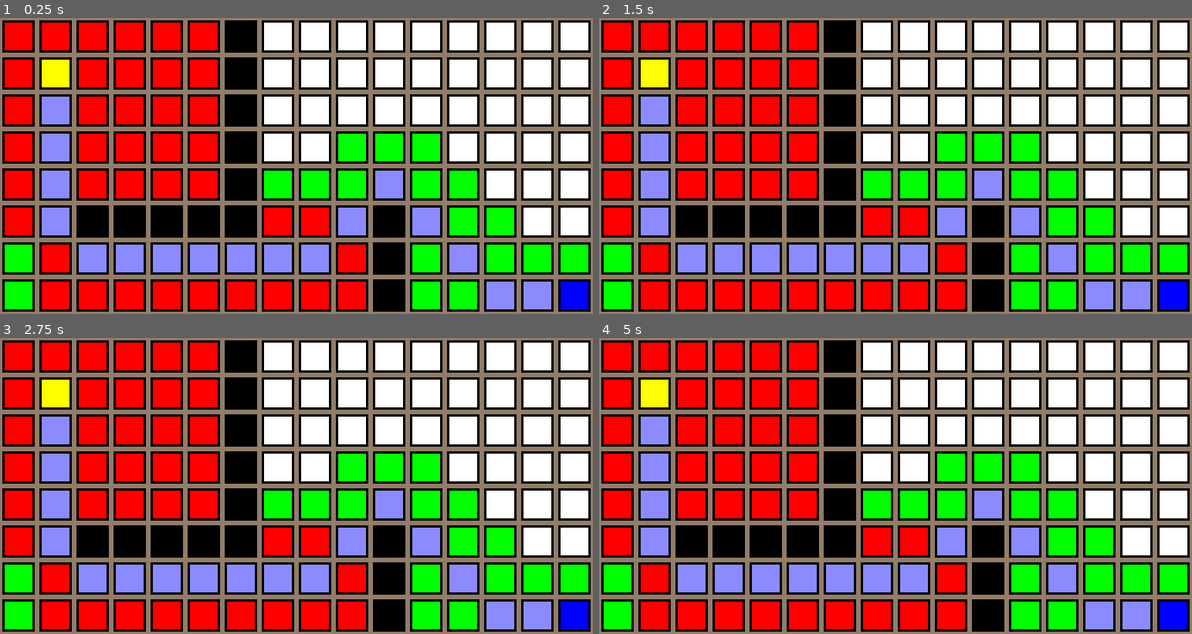
Above: before the commit, frames 1-4 (two rows, left to right).
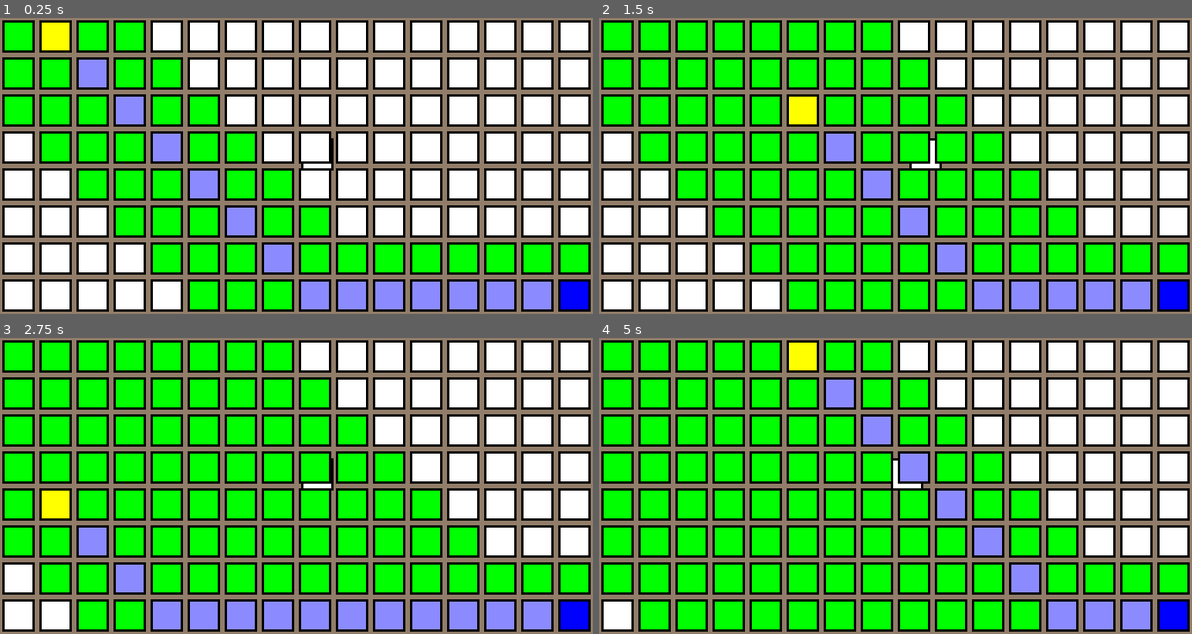
Above: after the commit, the same moments.

Repository: k4gi/gameoff2021
Game: Godot game, scene res://pathfind/PathWorld.tscn
Same seed, same stepped clock (60 frames per second), same inputs: the game is played once before the commit and once after it. This scene is started directly instead of the project's main scene.
Inputs:
- Up to frame 1 (0.25 s): no input
- Up to frame 2 (1.5 s): no input
- Up to frame 3 (2.75 s): no input
- Up to frame 4 (5 s): no input

The runs differ from the first frame. In frame 1, 36% of the frame differs, in the area x 0-87%, y 1-99%; in frame 2, 38%; in frame 3, 37%; in frame 4, 37%.

Commit message:
attempting to use collisions to make pathfinding obstacles. not sure what im doing wrong...

Diff:
--- a/pathfind/PathWorld.gd
+++ b/pathfind/PathWorld.gd
@@ -2,27 +2,41 @@
 
 
 const PATH_GRID = preload("res://pathfind/path_grid.gd")
+
+onready var Unit = $Unit
+onready var Wall = $Wall
 
 var test_grid
 
 
 func _ready():
 	test_grid = PATH_GRID.new( get_global_position(), Vector2(256, 128), 16 )
-	test_grid.grid[0][6].content = PATH_GRID.OBSTACLE
-	test_grid.grid[1][6].content = PATH_GRID.OBSTACLE
-	test_grid.grid[2][6].content = PATH_GRID.OBSTACLE
-	test_grid.grid[3][6].content = PATH_GRID.OBSTACLE
-	test_grid.grid[4][6].content = PATH_GRID.OBSTACLE
-	test_grid.grid[5][6].content = PATH_GRID.OBSTACLE
-	test_grid.grid[5][5].content = PATH_GRID.OBSTACLE
-	test_grid.grid[5][4].content = PATH_GRID.OBSTACLE
-	test_grid.grid[5][3].content = PATH_GRID.OBSTACLE
-	test_grid.grid[5][2].content = PATH_GRID.OBSTACLE
-	test_grid.grid[7][10].content = PATH_GRID.OBSTACLE
-	test_grid.grid[6][10].content = PATH_GRID.OBSTACLE
-	test_grid.grid[5][10].content = PATH_GRID.OBSTACLE
-	test_grid.solve_path( Vector2(20,20), Vector2(250,120) )
+	add_collision()
+#	test_grid.grid[0][6].content = PATH_GRID.OBSTACLE
+#	test_grid.grid[1][6].content = PATH_GRID.OBSTACLE
+#	test_grid.grid[2][6].content = PATH_GRID.OBSTACLE
+#	test_grid.grid[3][6].content = PATH_GRID.OBSTACLE
+#	test_grid.grid[4][6].content = PATH_GRID.OBSTACLE
+#	test_grid.grid[5][6].content = PATH_GRID.OBSTACLE
+#	test_grid.grid[5][5].content = PATH_GRID.OBSTACLE
+#	test_grid.grid[5][4].content = PATH_GRID.OBSTACLE
+#	test_grid.grid[5][3].content = PATH_GRID.OBSTACLE
+#	test_grid.grid[5][2].content = PATH_GRID.OBSTACLE
+#	test_grid.grid[7][10].content = PATH_GRID.OBSTACLE
+#	test_grid.grid[6][10].content = PATH_GRID.OBSTACLE
+#	test_grid.grid[5][10].content = PATH_GRID.OBSTACLE
+#	test_grid.grid[4][10].content = PATH_GRID.OBSTACLE
+#	test_grid.grid[3][10].content = PATH_GRID.OBSTACLE
+#	test_grid.grid[2][10].content = PATH_GRID.OBSTACLE
+#	test_grid.grid[1][10].content = PATH_GRID.OBSTACLE
 	show_grid()
+	refresh_grid()
+	Unit.get_node("AnimationPlayer").play("zoom")
+	Wall.get_node("AnimationPlayer").play("zoom")
+
+
+func _process(_delta):
+	test_grid.solve_path( Unit.get_global_position(), Vector2(250,120) )
 	refresh_grid()
 
 
@@ -30,6 +44,12 @@
 	for y in test_grid.grid.size():
 		for x in test_grid.grid[y].size():
 			add_child(test_grid.tile_textures[y][x])
+
+
+func add_collision():
+	for y in test_grid.grid.size():
+		for x in test_grid.grid[y].size():
+			add_child(test_grid.tile_collision[y][x])
 
 
 func refresh_grid():
--- a/pathfind/PathWorld.tscn
+++ b/pathfind/PathWorld.tscn
@@ -1,6 +1,61 @@
-[gd_scene load_steps=2 format=2]
+[gd_scene load_steps=6 format=2]
 
 [ext_resource path="res://pathfind/PathWorld.gd" type="Script" id=1]
+[ext_resource path="res://pathfind/tile.png" type="Texture" id=2]
+
+[sub_resource type="Animation" id=1]
+resource_name = "zoom"
+length = 4.0
+loop = true
+tracks/0/type = "value"
+tracks/0/path = NodePath(".:position")
+tracks/0/interp = 1
+tracks/0/loop_wrap = true
+tracks/0/imported = false
+tracks/0/enabled = true
+tracks/0/keys = {
+"times": PoolRealArray( 0, 1, 2, 3 ),
+"transitions": PoolRealArray( 1, 1, 1, 1 ),
+"update": 0,
+"values": [ Vector2( 8, 8 ), Vector2( 80, 8 ), Vector2( 80, 72 ), Vector2( 8, 72 ) ]
+}
+
+[sub_resource type="CircleShape2D" id=2]
+radius = 40.0
+
+[sub_resource type="Animation" id=3]
+resource_name = "zoom"
+loop = true
+tracks/0/type = "value"
+tracks/0/path = NodePath(".:position")
+tracks/0/interp = 1
+tracks/0/loop_wrap = true
+tracks/0/imported = false
+tracks/0/enabled = true
+tracks/0/keys = {
+"times": PoolRealArray( 0, 0.5 ),
+"transitions": PoolRealArray( 1, 1 ),
+"update": 0,
+"values": [ Vector2( 132.698, 58.8002 ), Vector2( 140.644, 58.8002 ) ]
+}
 
 [node name="PathWorld" type="Node2D"]
 script = ExtResource( 1 )
+
+[node name="Unit" type="Node2D" parent="."]
+position = Vector2( 8, 8 )
+
+[node name="AnimationPlayer" type="AnimationPlayer" parent="Unit"]
+anims/zoom = SubResource( 1 )
+
+[node name="Wall" type="StaticBody2D" parent="."]
+position = Vector2( 140.644, 58.8002 )
+
+[node name="CollisionShape2D" type="CollisionShape2D" parent="Wall"]
+shape = SubResource( 2 )
+
+[node name="AnimationPlayer" type="AnimationPlayer" parent="Wall"]
+anims/zoom = SubResource( 3 )
+
+[node name="Sprite" type="Sprite" parent="Wall"]
+texture = ExtResource( 2 )
--- /dev/null
+++ b/pathfind/TileCollision.tscn
@@ -0,0 +1,11 @@
+[gd_scene load_steps=2 format=2]
+
+[sub_resource type="RectangleShape2D" id=1]
+extents = Vector2( 7, 7 )
+
+[node name="TileCollision" type="Area2D"]
+collision_layer = 0
+
+[node name="CollisionShape2D" type="CollisionShape2D" parent="."]
+position = Vector2( 8, 8 )
+shape = SubResource( 1 )
--- a/pathfind/path_grid.gd
+++ b/pathfind/path_grid.gd
@@ -1,5 +1,6 @@
 const PATH_NODE = preload("res://pathfind/path_node.gd")
 const TILE_TEXTURE = preload("res://pathfind/Tile.tscn")
+const TILE_COLLISION = preload("res://pathfind/TileCollision.tscn")
 
 enum {
 	EMPTY,
@@ -13,6 +14,7 @@
 
 var grid = []
 var tile_textures = []
+var tile_collision = []
 var resolution = 0
 
 
@@ -26,6 +28,7 @@
 
 	build_grid( grid_size.x / resolution, grid_size.y / resolution )
 	build_textures( top_left, grid_size.x / resolution, grid_size.y / resolution )
+	build_collision( top_left, grid_size.x / resolution, grid_size.y / resolution )
 
 
 func build_grid(size_x: int, size_y: int):
@@ -33,6 +36,19 @@
 		grid.append( [] )
 		for x in range(size_x):
 			grid[y].append( PATH_NODE.new( EMPTY, x, y ) )
+
+
+func build_collision(top_left: Vector2, size_x: int, size_y: int):
+	for y in range(size_y):
+		tile_collision.append( [] )
+		for x in range(size_x):
+			tile_collision[y].append( TILE_COLLISION.instance() )
+			tile_collision[y][x].set_global_position(Vector2( top_left.x + x*resolution, top_left.y + y*resolution ) )
+			tile_collision[y][x].connect("body_entered", self, "on_tile_collide", [x,y])
+
+
+func on_tile_collide(collided_node, co_ords):
+	grid[co_ords[1]][co_ords[0]].content = OBSTACLE
 
 
 func build_textures(top_left: Vector2, size_x: int, size_y: int):
@@ -91,15 +107,14 @@
 
 
 func trace_path( start: PATH_NODE, finish: PATH_NODE ):
-	start.content = BEGINNING
-	finish.content = DESTINATION
 	var path = []
 	var current = finish
 	while current != start:
 		path.append(current)
-		if current != finish:
-			current.content = PATH
+		current.content = PATH
 		current = current.parent
+	start.content = BEGINNING
+	finish.content = DESTINATION
 
 
 func find_cost( node_a: PATH_NODE, node_b: PATH_NODE ):
--- /dev/null
+++ b/pathfind/path_heap.gd
@@ -0,0 +1,44 @@
+var heap = []
+
+
+func add(new_item):
+	heap.append()
+	new_item.heap_index = heap.size()-1
+	sort_up(new_item)
+
+
+func sort_up(item):
+	while item.heap_index > 0:
+		if item.compare( heap[item.heap_index/2] ) < 0:
+			swap(item, heap[item.heap_index/2])
+		else:
+			#no more moves necessary
+			break
+
+
+func sort_down(item):
+	#while has children
+	while item.heap_index*2+1 < heap.size():
+		var swap_index = -1
+		#if first child is smaller
+		if item.compare( heap[item.heap_index*2+1] ) > 0:
+			swap_index = item.heap_index*2+1
+		#if second child exists and is smaller than first child
+		if item.heap_index*2+2 < heap.size():
+			if item.compare( heap[item.heap_index*2+1] ) > item.compare( heap[item.heap_index*2+2] ):
+				swap_index = item.heap_index*2+2
+		#if found a smaller child
+		if swap_index > -1:
+			swap(item, heap[swap_index])
+		else:
+			#no more moves necessary
+			break
+
+
+
+func swap(item1, item2):
+	var temp_index = item1.heap_index
+	heap[item1.heap_index] = item2
+	heap[item2.heap_index] = item1
+	item1.heap_index = item2.heap_index
+	item2.heap_index = temp_index
--- a/pathfind/path_node.gd
+++ b/pathfind/path_node.gd
@@ -2,6 +2,8 @@
 var grid_y
 
 var content
+
+var heap_index
 
 var g_cost = -1
 var h_cost = -1
@@ -16,3 +18,8 @@
 
 func get_f_cost():
 	return g_cost + h_cost
+
+
+func compare(rival):
+	# if negative, higher priority for heap
+	return self.get_f_cost() - rival.get_f_cost()
